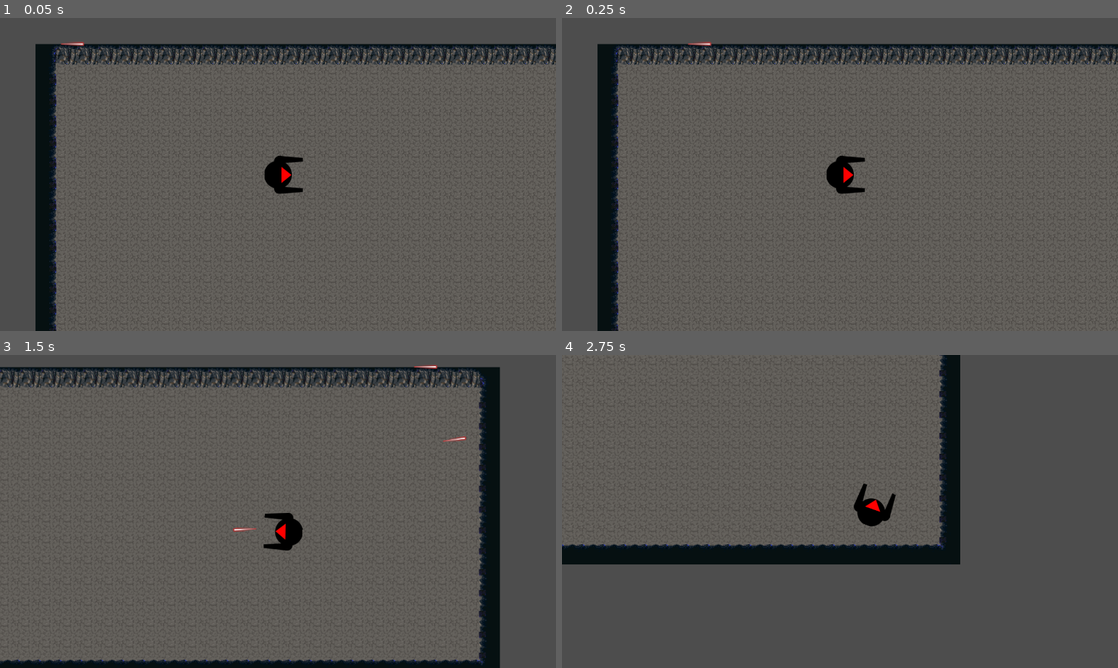
Above: before the commit, frames 1-4 (two rows, left to right).
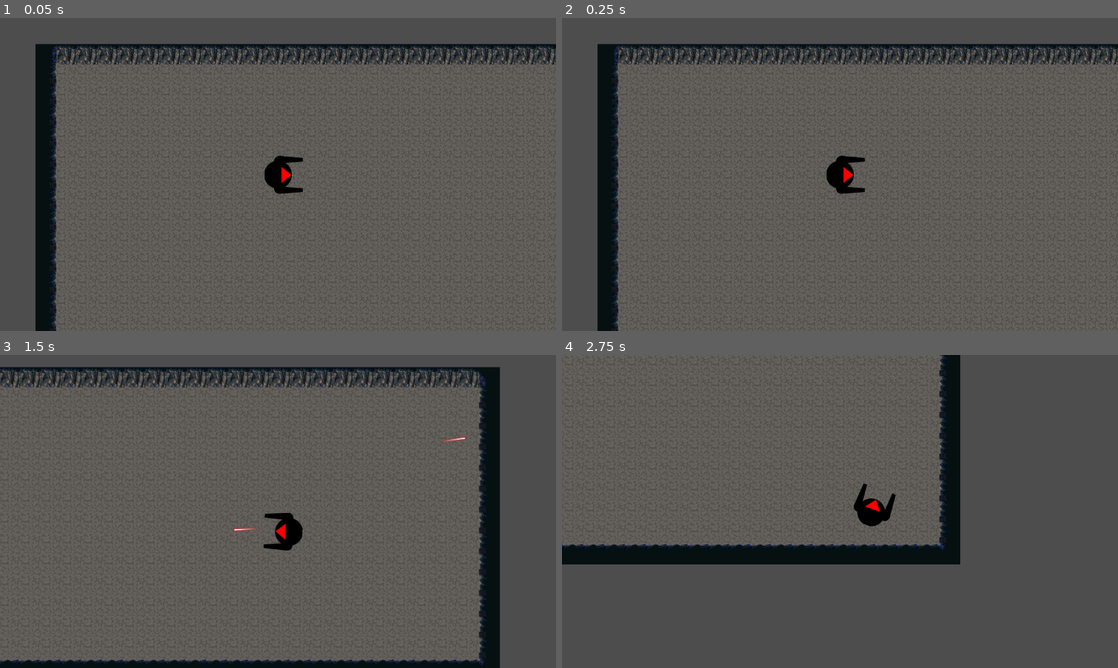
Above: after the commit, the same moments.

Repository: JehtBlack/tiny-creatures
Game: Godot game, scene res://scenes/super_level.tscn
Same seed, same stepped clock (60 frames per second), same inputs: the game is played once before the commit and once after it.
Inputs (mouse positions are in pixels of both pictures, inside the frame that each line leads up to):
- Up to frame 1 (0.05 s): no input
- Up to frame 2 (0.25 s): no input
- Up to frame 3 (1.5 s): tap Enter at 0.5 s; move the mouse to (400, 495) at 0.52 s; hold D (Right) 0.53-1.28 s; click (400, 495) at 0.6 s; move the mouse to (166, 527) at 1.27 s; hold S (Backward) from 1.28 s (still down); click (166, 527) at 1.35 s
- Up to frame 4 (2.75 s): move the mouse to (895, 442) at 2.02 s; release S (Backward) at 2.03 s; hold D (Right) from 2.03 s (still down); click (895, 442) at 2.1 s

The runs differ from the first frame. In frame 1, less than 0.1% of the frame differs, in the area x 10-16%, y 7-9%; in frame 2, less than 0.1%, in the area x 22-27%, y 7-9%; in frame 3, less than 0.1%; in frame 4, nothing differs.

Commit message:
Add missing bullet packed scene reference

Diff:
--- a/scenes/super_level.tscn
+++ b/scenes/super_level.tscn
@@ -3,7 +3,6 @@
 [ext_resource type="Script" path="res://scenes/super_level.gd" id="1_bg3g2"]
 [ext_resource type="PackedScene" uid="uid://2k4goowntk4a" path="res://scenes/player.tscn" id="2_hje26"]
 [ext_resource type="TileSet" uid="uid://b3hcgxb56uflb" path="res://scenes/cave.tres" id="2_i12ur"]
-[ext_resource type="PackedScene" uid="uid://dkvmvrkj7it3x" path="res://scenes/bullet.tscn" id="3_den2k"]
 
 [node name="SuperLevel" type="Node2D"]
 script = ExtResource("1_bg3g2")
@@ -23,5 +22,3 @@
 
 [node name="Camera2D" type="Camera2D" parent="Player"]
 position_smoothing_enabled = true
-
-[node name="Bullet" parent="." instance=ExtResource("3_den2k")]
